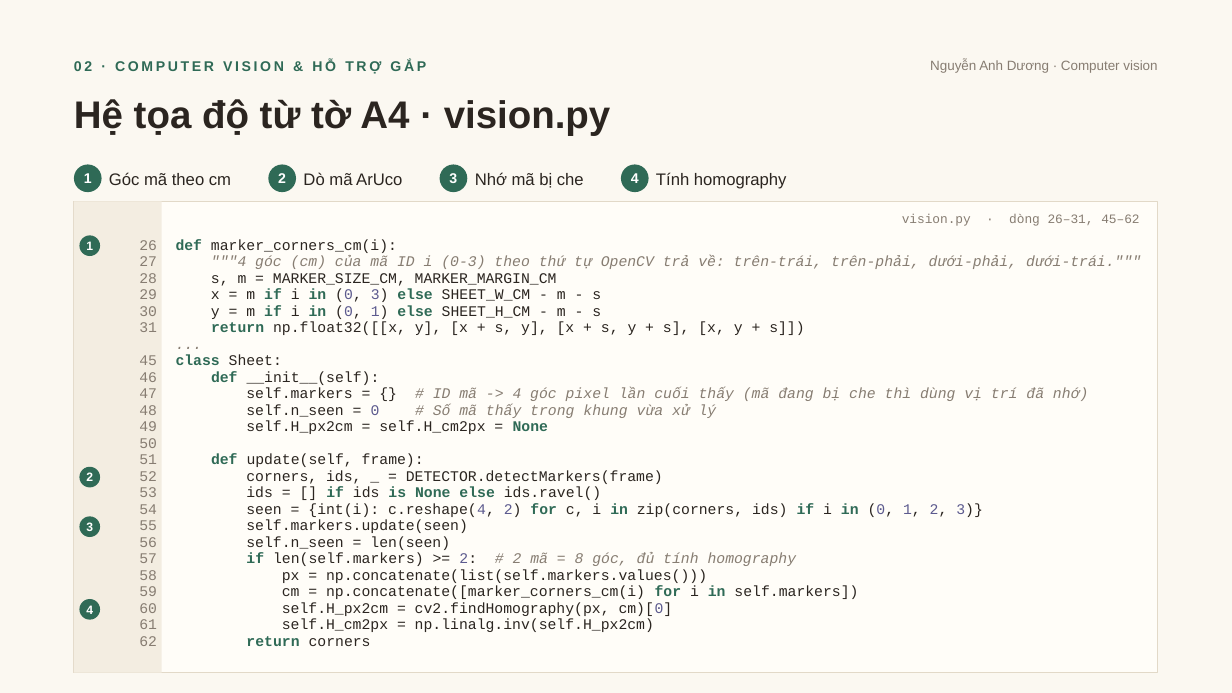
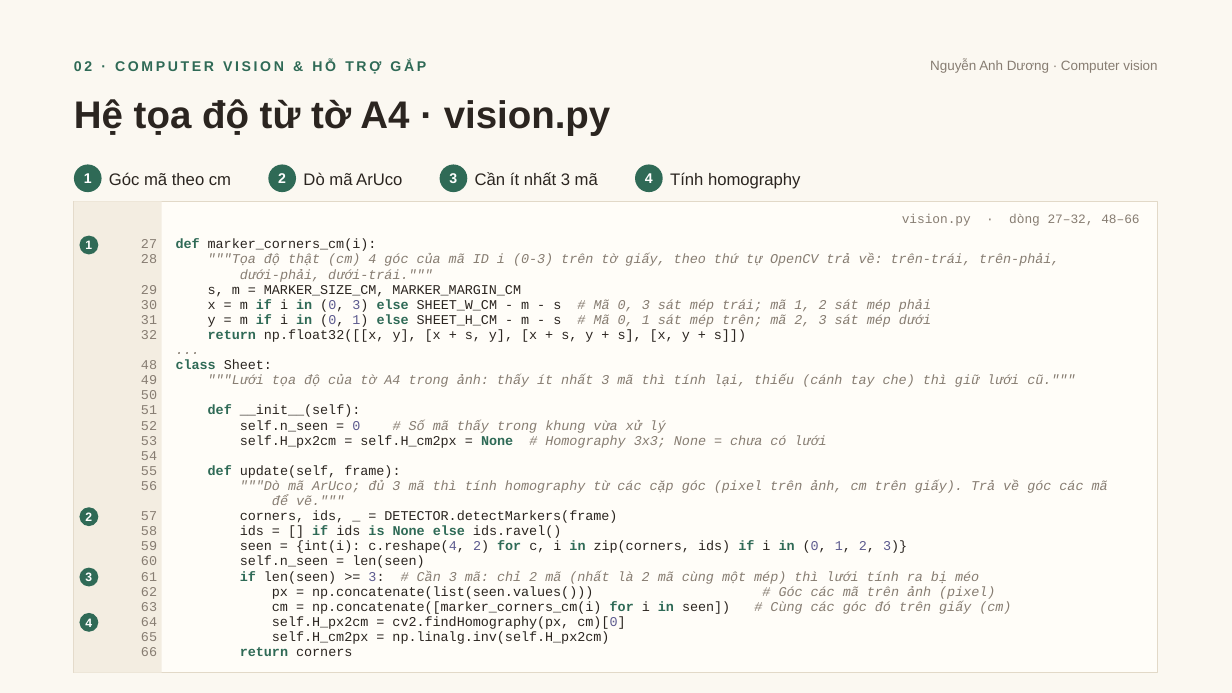
Before and after one commit to DuongNAD/Project_IoT, a slide deck: slide 5 of slides/Phan2_LuongDuLieu_Code.pptx. Drawn at 1232x693 pixels with LibreOffice and Linux fonts; fonts in the diff are those of the drawing. Boxes give left, top, right and bottom in pixels: in the first picture for what was removed or moved away, otherwise in the second. Text is boxed around its words. In the diff, an @@ line names an element or a change of style, - is before the commit and + after.

```diff
--- a/slides/Phan2_LuongDuLieu_Code.pptx
+++ b/slides/Phan2_LuongDuLieu_Code.pptx
@@ text at bbox=[475, 172, 598, 185]: text changed @@
-Nhớ mã bị che
+Cần ít nhất 3 mã
@@ ellipse "4": place and size @@
-ellipse "4" at bbox=[621, 165, 649, 192]
+ellipse "4" at bbox=[635, 165, 663, 192]
@@ text "Tính homography": place and size @@
-text "Tính homography" at bbox=[656, 172, 787, 189]
+text "Tính homography" at bbox=[670, 172, 801, 189]
@@ text at bbox=[141, 239, 157, 596]: size 11.5 to 10.5 pt in "27", "28", "29", "30" and 16 more places; line spacing 12.9pt to 11.8pt @@
@@ text at bbox=[176, 239, 907, 656]: size 11.5 to 10.5 pt in "def marker_corners_cm(i):", "s, m = MARKER_SIZE_CM, MARKER_MARGIN_CM", "return np.float32([[x, y], [x + s, y], ...", "..." and 11 more places; line spacing 12.9pt to 11.8pt @@
@@ text at bbox=[902, 214, 1139, 226]: text changed @@
-vision.py · dòng 26–31, 45–62
+vision.py · dòng 27–32, 48–66
@@ text at bbox=[139, 240, 157, 250]: paragraph removed @@
-26
@@ text at bbox=[208, 254, 1059, 282]: text changed; size 11.5 to 10.5 pt @@
-"""4 góc (cm) của mã ID i (0-3) theo thứ tự OpenCV trả về: trên-trái, trên-phải, dưới-phải, dưới-trái."""
+"""Tọa độ thật (cm) 4 góc của mã ID i (0-3) trên tờ giấy, theo thứ tự OpenCV trả về: trên-trái, trên-phải,
+dưới-phải, dưới-trái."""
@@ text at bbox=[208, 299, 931, 327]: text changed; size 11.5 to 10.5 pt; text colour #2B2520 to #877D72; italic on @@
-x = m if i in (0, 3) else SHEET_W_CM - m - s
-y = m if i in (0, 1) else SHEET_H_CM - m - s
+x = m if i in (0, 3) else SHEET_W_CM - m - s # Mã 0, 3 sát mép trái; mã 1, 2 sát mép phải
+y = m if i in (0, 1) else SHEET_H_CM - m - s # Mã 0, 1 sát mép trên; mã 2, 3 sát mép dưới
@@ text at bbox=[141, 330, 157, 339]: text changed; size 11.5 to 10.5 pt @@
-45
-46
-47
+32
@@ text at bbox=[208, 375, 1075, 387]: paragraph added @@
+"""Lưới tọa độ của tờ A4 trong ảnh: thấy ít nhất 3 mã thì tính lại, thiếu (cánh tay che) thì giữ lưới cũ."""
@@ text at bbox=[246, 387, 1088, 401]: paragraph removed @@
-self.markers = {} # ID mã -> 4 góc pixel lần cuối thấy (mã đang bị che thì dùng vị trí đã nhớ)
@@ text at bbox=[240, 435, 826, 448]: text changed; size 11.5 to 10.5 pt; text colour #2B2520 to #877D72 @@
-self.H_px2cm = self.H_cm2px = None
+self.H_px2cm = self.H_cm2px = None # Homography 3x3; None = chưa có lưới
@@ ellipse "2": place and size @@
-ellipse "2" at bbox=[79, 467, 100, 487]
+ellipse "2" at bbox=[79, 507, 98, 526]
@@ text at bbox=[240, 480, 1108, 505]: paragraphs added @@
+"""Dò mã ArUco; đủ 3 mã thì tính homography từ các cặp góc (pixel trên ảnh, cm trên giấy). Trả về góc các mã
+để vẽ."""
@@ text at bbox=[246, 520, 468, 533]: paragraph removed @@
-self.markers.update(seen)
@@ ellipse "3": place and size @@
-ellipse "3" at bbox=[79, 517, 100, 537]
+ellipse "3" at bbox=[79, 567, 98, 586]
@@ text at bbox=[240, 571, 1011, 614]: text changed; size 11.5 to 10.5 pt; text colour #2B2520 to #877D72 @@
-if len(self.markers) >= 2: # 2 mã = 8 góc, đủ tính homography
-px = np.concatenate(list(self.markers.values()))
-cm = np.concatenate([marker_corners_cm(i) for i in self.markers])
+if len(seen) >= 3: # Cần 3 mã: chỉ 2 mã (nhất là 2 mã cùng một mép) thì lưới tính ra bị méo
+px = np.concatenate(list(seen.values())) # Góc các mã trên ảnh (pixel)
+cm = np.concatenate([marker_corners_cm(i) for i in seen]) # Cùng các góc đó trên giấy (cm)
@@ ellipse "4": place and size @@
-ellipse "4" at bbox=[79, 599, 100, 619]
+ellipse "4" at bbox=[79, 613, 98, 631]
@@ text at bbox=[141, 602, 157, 656]: paragraphs added @@
+63
+64
+65
+66
```
Also in this commit, not shown: 5 other slides changed, 19 other files.
